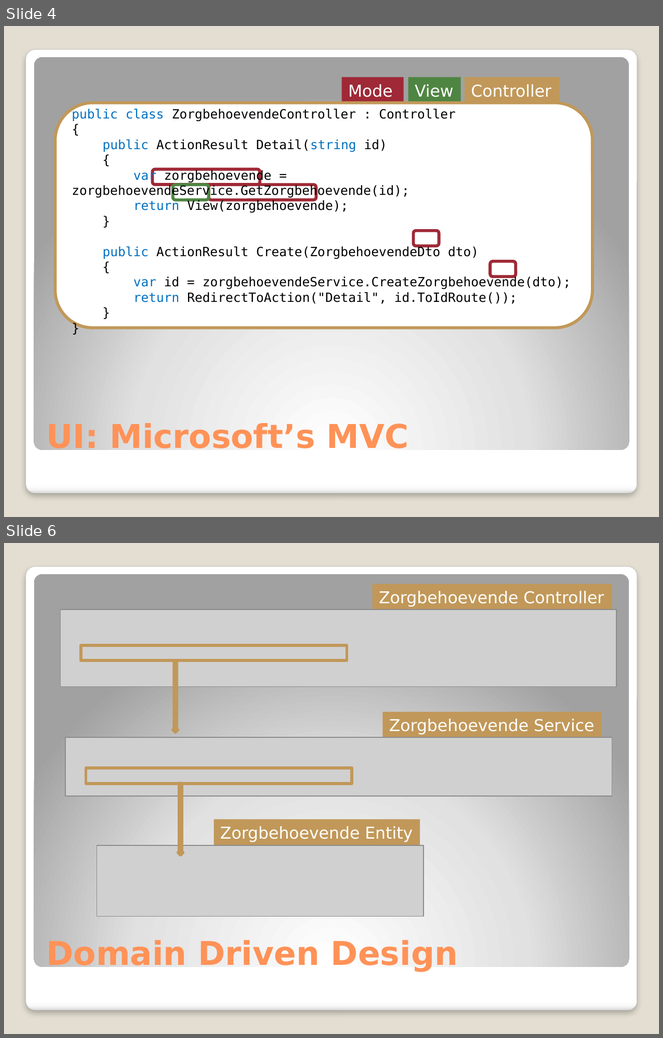
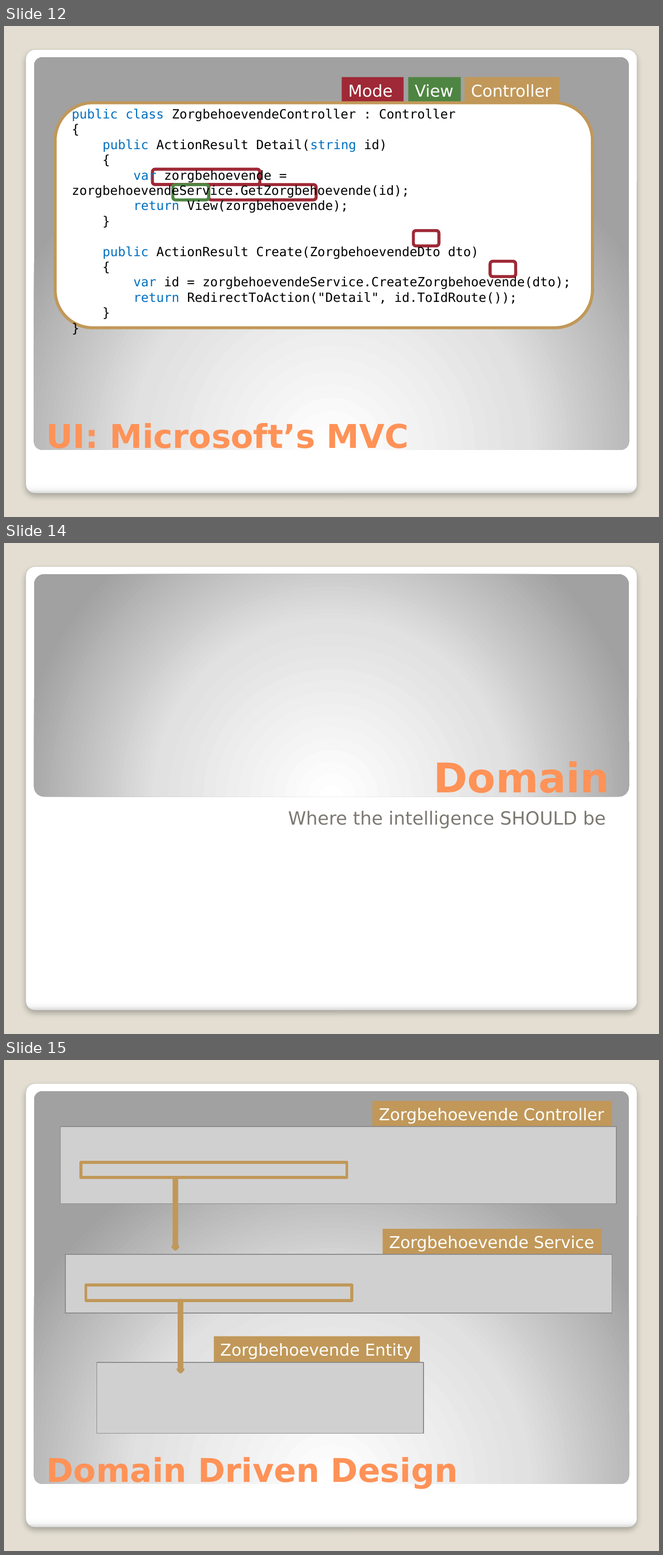
Before and after one commit to michelgrootjans/dkvlessonslearned, a slide deck: slides/Technical Session/Lessons learned.pptx. Shown one above the other, each under a label of ours: slides 4 and 6 before the commit, slides 12, 14 and 15 after it; the slides between them are not shown. The pictures are 663x1038 and 663x1555 pixels, drawn with LibreOffice and Linux fonts; fonts in the diff are those of the drawing; grey boxes stand for pictures. Boxes give left, top, right and bottom in pixels: in the first picture for what was removed or moved away, otherwise in the second. Text is boxed around its words. In the diff, an @@ line names an element or a change of style, - is before the commit and + after.

```diff
--- a/slides/Technical Session/Lessons learned.pptx
+++ b/slides/Technical Session/Lessons learned.pptx
@@ slide 14 added at box(4, 543, 659, 1034), background #E3DED1; not listed: 1 template element that a slide beside it also shows @@
@@ rounded rectangle added at box(34, 574, 629, 797), fill gradient #FFFFFF to #E1E1E1 to #A2A2A2 @@
@@ title added at box(434, 760, 610, 801), 45 pt, text #FF9258, bold @@
+Domain
@@ subtitle added at box(288, 811, 606, 828), 20 pt, text #7C7A72 @@
+Where the intelligence SHOULD be
@@ what was slide 4 is now slide 12 @@
@@ what was slide 6 is now slide 15 @@
```
Also in this commit, not shown: 5 slides changed, 14 other slides added, 1 slide removed, 3 other files.
